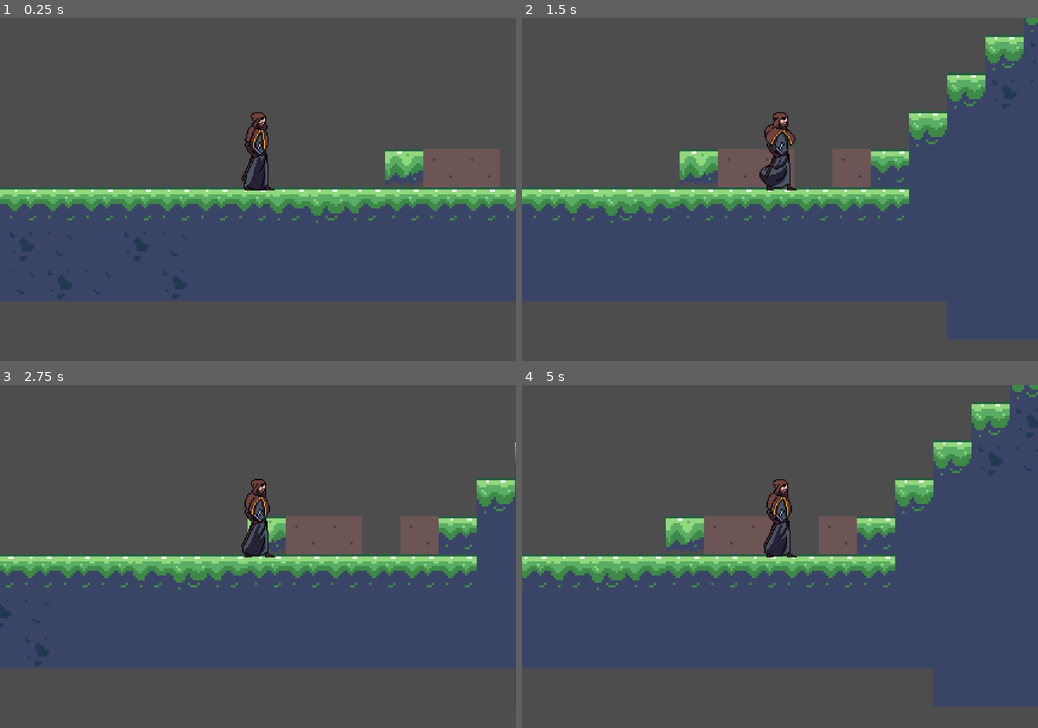
Above: before the commit, frames 1-4 (two rows, left to right).
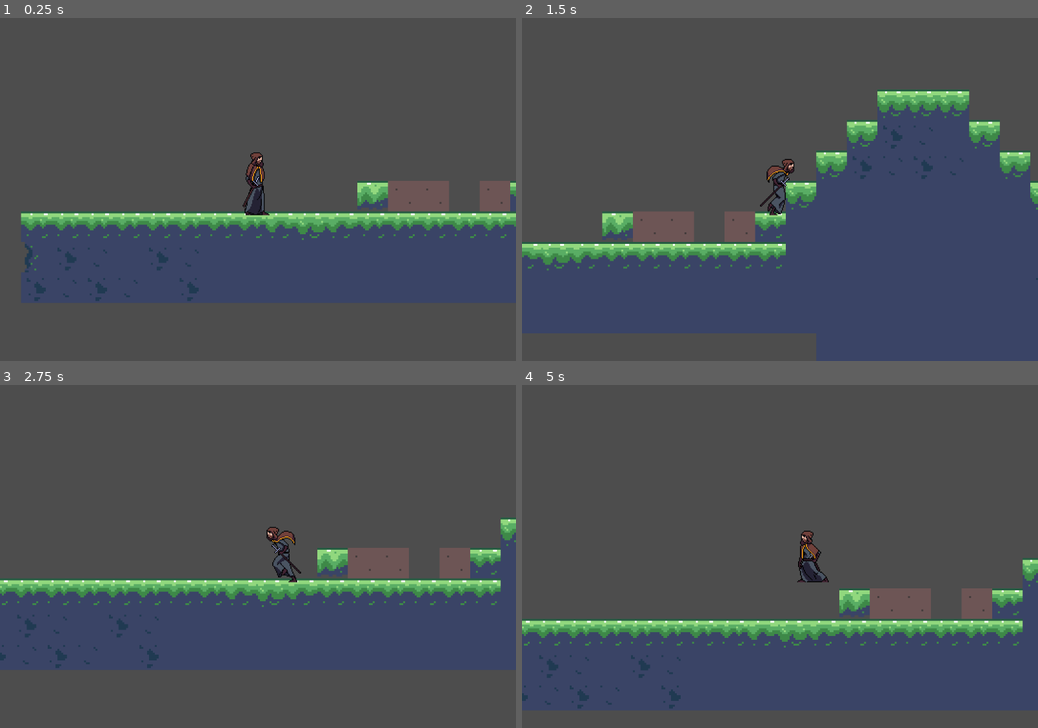
Above: after the commit, the same moments.

Repository: niranjansthaa11-code/Platformer-game
Game: Godot game, scene res://Assets/Area/Scenes/area_1.tscn
The game is run twice, just before and just after one commit, with the same random seed, the same clock (stepped at 60 frames per second) and the same inputs.
Inputs:
- Up to frame 1 (0.25 s): no input
- Up to frame 2 (1.5 s): tap Enter at 0.5 s; hold Right (right) from 0.53 s (still down); tap Up (jump) at 0.6, 0.77, 1.07 s; tap Alt at 1.35 s
- Up to frame 3 (2.75 s): tap Up (jump) at 1.52, 1.55, 1.82, 2.3 s; release Right (right) at 2.03 s; hold Left (left) from 2.03 s (still down); tap Shift at 2.1 s
- Up to frame 4 (5 s): release Left (left) at 2.78 s; hold Right (right) 2.78-4.28 s; tap Up (jump) at 2.85, 3.02, 3.32, 3.77, 3.8, 4.07, 4.52, 4.55, 4.82 s; tap Alt at 3.6 s; hold Left (left) from 4.28 s (still down); tap Shift at 4.35 s

The runs differ from the first frame. In frame 1, 17% of the frame differs, in the area x 0-100%, y 27-83%; in frame 2, 34%; in frame 3, 18%; in frame 4, 47%, in the area x 0-100%, y 0-95%.

Commit message:
i made the animation

Diff:
--- a/Assets/Area/Scenes/player.gd
+++ b/Assets/Area/Scenes/player.gd
@@ -1,26 +1,51 @@
 extends CharacterBody2D
 
-@export var speed=10
-@export var jump_energy=10
+@export var speed: float = 200.0
+@export var jump_force: float = 350
 
-var speed_multiplier = 10
-var jump_multiplier =-10
+@onready var animated_sprite: AnimatedSprite2D = $AnimatedSprite2D
+
 
 func _physics_process(delta: float) -> void:
-	# Add the gravity.
+	# Apply gravity
 	if not is_on_floor():
 		velocity += get_gravity() * delta
 
-	# Handle jump.
+
+	# Jump
 	if Input.is_action_just_pressed("jump") and is_on_floor():
-		velocity.y = jump_energy*jump_multiplier
+		velocity.y = -jump_force
 
-	# Get the input direction and handle the movement/deceleration.
-	# As good practice, you should replace UI actions with custom gameplay actions.
+	# Horizontal movement
 	var direction := Input.get_axis("left", "right")
-	if direction:
-		velocity.x = direction * speed*speed_multiplier
+	if direction != 0:
+		velocity.x = direction * speed
+		animated_sprite.flip_h = direction < 0
 	else:
-		velocity.x = move_toward(velocity.x, 0,speed)
+		velocity.x = 0
 
 	move_and_slide()
+
+	update_animation(direction)
+
+
+func update_animation(direction: float) -> void:
+	if not is_on_floor():
+		play_anim("jump")
+	elif direction != 0:
+		play_anim("run")
+	else:
+		play_anim("idle")
+
+
+func attack() -> void:
+	play_anim("attack")
+	await animated_sprite.animation_finished
+
+
+
+
+func play_anim(name: String) -> void:
+
+	if animated_sprite.animation != name:
+		animated_sprite.play(name)
--- a/Assets/Area/Scenes/player.tscn
+++ b/Assets/Area/Scenes/player.tscn
@@ -1,7 +1,8 @@
-[gd_scene load_steps=38 format=3 uid="uid://hbmyji07l7cr"]
+[gd_scene load_steps=43 format=3 uid="uid://hbmyji07l7cr"]
 
 [ext_resource type="Script" uid="uid://dc36xdypsvrsu" path="res://Assets/Area/Scenes/player.gd" id="1_0er46"]
 [ext_resource type="Texture2D" uid="uid://1frsek8advj2" path="res://Assets/Sprites/Main_player/Fire Wizard/Idle.png" id="1_hww1u"]
+[ext_resource type="Texture2D" uid="uid://c1jd0v56f8s8a" path="res://Assets/Sprites/Main_player/Fire Wizard/Attack_1.png" id="2_34p3m"]
 [ext_resource type="Texture2D" uid="uid://dop3r7inx0mpl" path="res://Assets/Sprites/Main_player/Fire Wizard/Jump.png" id="3_24n82"]
 [ext_resource type="Texture2D" uid="uid://cy1isuo56pu7u" path="res://Assets/Sprites/Main_player/Fire Wizard/Run.png" id="4_34p3m"]
 [ext_resource type="Texture2D" uid="uid://cg6dwnt0ju2wj" path="res://Assets/Sprites/Main_player/Fire Wizard/Walk.png" id="5_iqb75"]
@@ -10,6 +11,22 @@
 radius = 9.0
 height = 64.0
 
+[sub_resource type="AtlasTexture" id="AtlasTexture_udsrf"]
+atlas = ExtResource("2_34p3m")
+region = Rect2(0, 0, 128, 128)
+
+[sub_resource type="AtlasTexture" id="AtlasTexture_dx33f"]
+atlas = ExtResource("2_34p3m")
+region = Rect2(128, 0, 128, 128)
+
+[sub_resource type="AtlasTexture" id="AtlasTexture_cw4wg"]
+atlas = ExtResource("2_34p3m")
+region = Rect2(256, 0, 128, 128)
+
+[sub_resource type="AtlasTexture" id="AtlasTexture_csfbk"]
+atlas = ExtResource("2_34p3m")
+region = Rect2(384, 0, 128, 128)
+
 [sub_resource type="AtlasTexture" id="AtlasTexture_07jjl"]
 atlas = ExtResource("1_hww1u")
 region = Rect2(0, 0, 128, 128)
@@ -132,6 +149,23 @@
 
 [sub_resource type="SpriteFrames" id="SpriteFrames_lmg7l"]
 animations = [{
+"frames": [{
+"duration": 0.5,
+"texture": SubResource("AtlasTexture_udsrf")
+}, {
+"duration": 1.0,
+"texture": SubResource("AtlasTexture_dx33f")
+}, {
+"duration": 1.0,
+"texture": SubResource("AtlasTexture_cw4wg")
+}, {
+"duration": 1.0,
+"texture": SubResource("AtlasTexture_csfbk")
+}],
+"loop": false,
+"name": &"attack",
+"speed": 5.0
+}, {
 "frames": [{
 "duration": 2.0,
 "texture": SubResource("AtlasTexture_07jjl")
@@ -159,34 +193,34 @@
 "speed": 6.0
 }, {
 "frames": [{
-"duration": 2.0,
+"duration": 0.9,
 "texture": SubResource("AtlasTexture_qu1u8")
 }, {
-"duration": 2.0,
+"duration": 0.9,
 "texture": SubResource("AtlasTexture_dm45r")
 }, {
-"duration": 2.0,
+"duration": 0.9,
 "texture": SubResource("AtlasTexture_lb5q6")
 }, {
-"duration": 2.0,
+"duration": 0.9,
 "texture": SubResource("AtlasTexture_mll8o")
 }, {
-"duration": 2.0,
+"duration": 0.9,
 "texture": SubResource("AtlasTexture_xjdj7")
 }, {
-"duration": 2.0,
+"duration": 0.9,
 "texture": SubResource("AtlasTexture_rhu6i")
 }, {
-"duration": 2.0,
+"duration": 0.9,
 "texture": SubResource("AtlasTexture_ovvli")
 }, {
-"duration": 1.0,
+"duration": 0.9,
 "texture": SubResource("AtlasTexture_sqnrd")
 }, {
-"duration": 1.0,
+"duration": 0.9,
 "texture": SubResource("AtlasTexture_urjr3")
 }],
-"loop": true,
+"loop": false,
 "name": &"jump",
 "speed": 6.0
 }, {
@@ -245,16 +279,20 @@
 
 [node name="player" type="CharacterBody2D"]
 script = ExtResource("1_0er46")
+jump_force = 200.0
 
 [node name="CollisionShape2D" type="CollisionShape2D" parent="."]
-position = Vector2(2, -34)
+position = Vector2(-1, -35)
 shape = SubResource("CapsuleShape2D_0er46")
 
 [node name="Camera2D" type="Camera2D" parent="."]
-zoom = Vector2(5, 5)
+position = Vector2(2, -26)
+zoom = Vector2(4, 4)
 
 [node name="AnimatedSprite2D" type="AnimatedSprite2D" parent="."]
 position = Vector2(14, -63)
 sprite_frames = SubResource("SpriteFrames_lmg7l")
-animation = &"idle"
+animation = &"jump"
 autoplay = "idle"
+frame = 8
+frame_progress = 1.0
--- a/Assets/Scripts/player_controller.gd
+++ b/Assets/Scripts/player_controller.gd
@@ -10,6 +10,7 @@
 	# Add the gravity.
 	if not is_on_floor():
 		velocity += get_gravity() * delta
+
 
 	# Handle jump.
 	if Input.is_action_just_pressed("jump") and is_on_floor():
--- a/project.godot
+++ b/project.godot
@@ -40,6 +40,11 @@
 "events": [Object(InputEventKey,"resource_local_to_scene":false,"resource_name":"","device":-1,"window_id":0,"alt_press …(195 unchanged characters)…
 ]
 }
+fire={
+"deadzone": 0.2,
+"events": [Object(InputEventKey,"resource_local_to_scene":false,"resource_name":"","device":-1,"window_id":0,"alt_pressed":false,"shift_pressed":false,"ctrl_pressed":false,"meta_pressed":false,"pressed":false,"keycode":0,"physical_keycode":4194322,"key_label":0,"unicode":0,"location":0,"echo":false,"script":null)
+]
+}
 
 [rendering]
 
